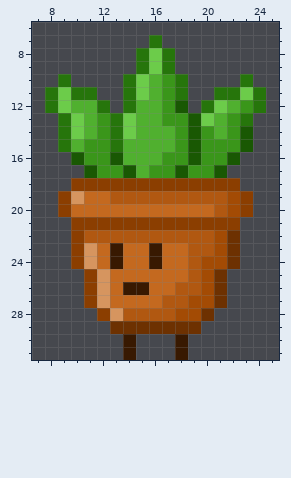
Two states of a pixel-art sprite, Unity Project/GGJ19/Assets/Sprites/Sprout/Idle/Pot_Idle3.png. The picture above was drawn from the file before the commit.
The file is 32x32 pixels. Shown: x 7..25, y 6..31.
After the commit:
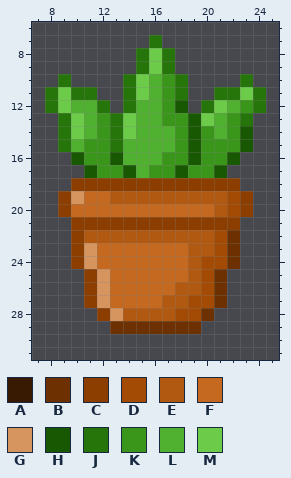
Palette (. is transparent): A #381901  B #6d3101  C #8b3e00  D #a34b04  E #b15811  F #c4691f  G #d6955f  H #195803  J #26750b  K #3a961a  L #50b02f  M #6ccc4a
The edit:
@@ x 11..18 @@
 22 EEEEEEEE
-23 GFAFFAFF
-24 GFAFFAFF
+23 GFFFFFFF
+24 GFFFFFFF
 25 CGFFFFFF
-26 CGFAAFFE
+26 CGFFFFFE
 27 CGFFFFEE
@@ x 12..20 @@
 29 .BBBBBBB.
-30 ..A...A..
-31 ..A...A..
+30 .........
+31 .........
Where, in picture pixels (left, top, right, bottom), the same in both pictures:
changed: (110, 243, 162, 295)
erased: (123, 334, 188, 360)
